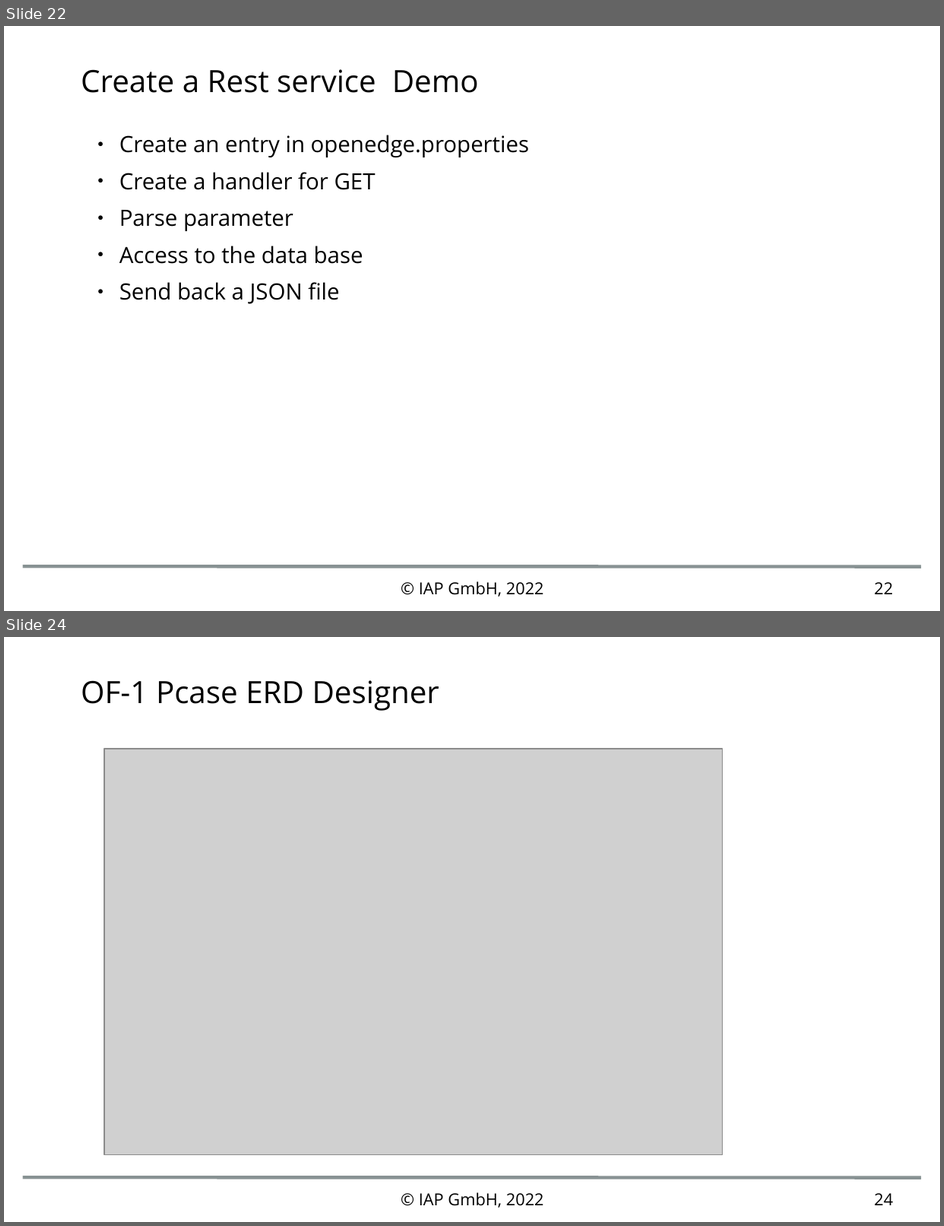
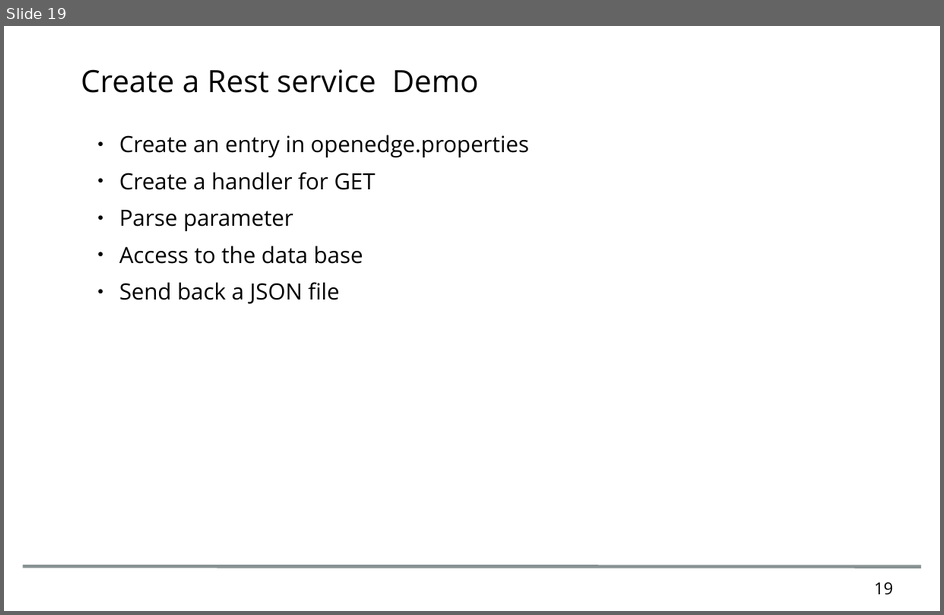
Before and after one commit to nik00iap/openedgeExcercises, a slide deck: doc/2023_4_PasoeWorkshop.odp. Shown one above the other, each under a label of ours: slides 22 and 24 before the commit, slide 19 after it; the slides between them are not shown. The pictures are 944x1226 and 944x615 pixels, drawn with LibreOffice and Linux fonts; fonts in the diff are those of the drawing; grey boxes stand for pictures; background and template pictures are left out. Boxes give left, top, right and bottom in pixels: in the first picture for what was removed or moved away, otherwise in the second. Text is boxed around its words. In the diff, an @@ line names an element or a change of style, - is before the commit and + after.

```diff
--- a/doc/2023_4_PasoeWorkshop.odp
+++ b/doc/2023_4_PasoeWorkshop.odp
@@ slide 24 removed at [4, 637, 940, 1222], background #FFFFFF; not listed: 1 template element that a slide beside it also shows @@
@@ title removed at [81, 680, 439, 711] @@
-OF-1 Pcase ERD Designer
@@ picture removed at [104, 749, 723, 1156] @@
@@ text removed at [419, 1193, 544, 1208] @@
-© IAP GmbH, 2022
@@ page number removed at [874, 1193, 893, 1205] @@
-24
@@ what was slide 22 is now slide 19 @@
@@ slide 19 changed as well @@
@@ text removed at [419, 582, 544, 597] @@
-© IAP GmbH, 2022
@@ page number at [874, 582, 893, 595]: text changed @@
-22
+19
```
Also in this commit, not shown: 23 other slides changed, 8 other slides removed, 3 other files.
